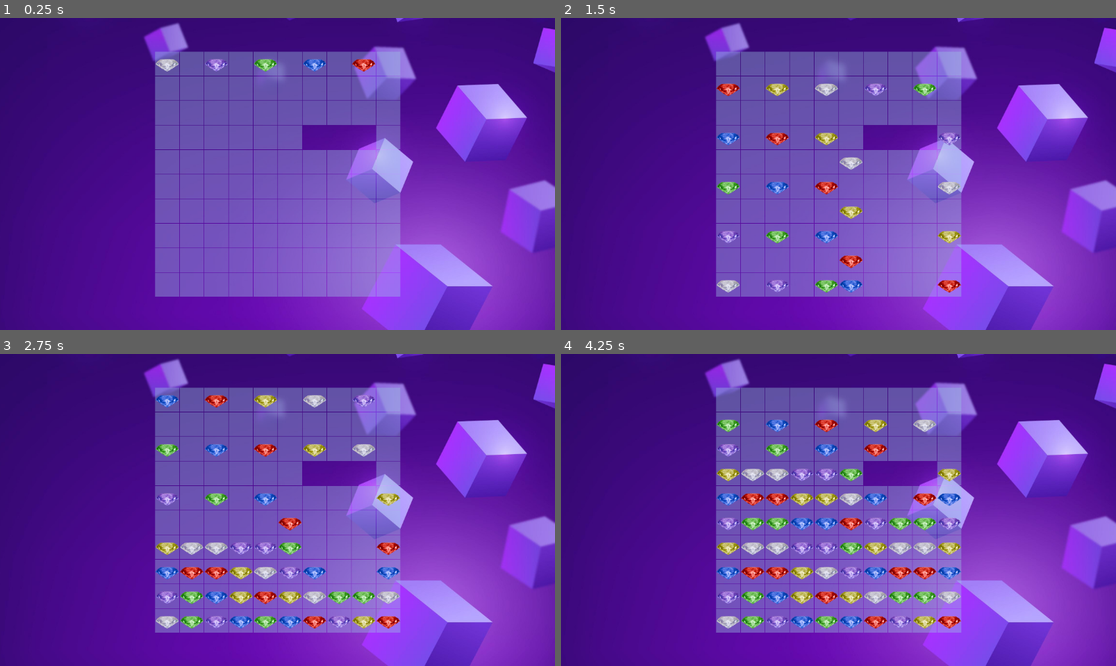
Above: before the commit, frames 1-4 (two rows, left to right).
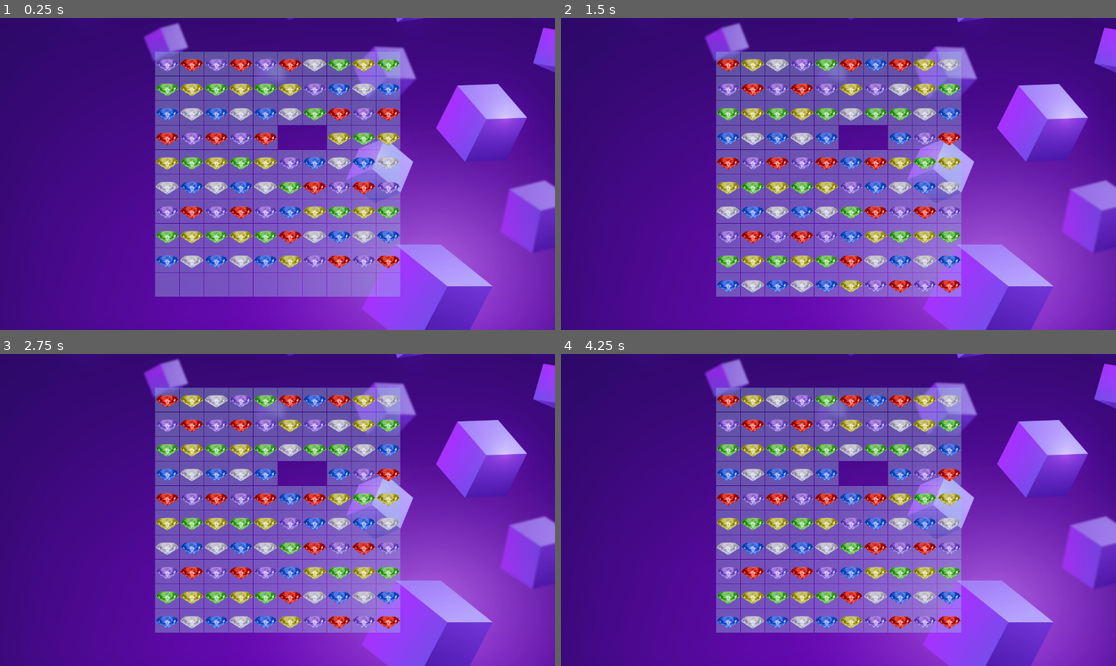
Above: after the commit, the same moments.

Repository: Medex81/LadyJu
Game: Godot game, scene res://game/scenes/game_field/game_field.tscn
Two runs of this game, one before a commit and one after it. Both use one fixed random seed, a clock stepped at 60 frames per second and the inputs below.
Inputs (mouse positions are in pixels of both pictures, inside the frame that each line leads up to):
- Up to frame 1 (0.25 s): no input
- Up to frame 2 (1.5 s): move the mouse to (960, 158) at 0.52 s; click (960, 158) at 0.67 s; drag from (727, 189) to (810, 236) at 1.27 s
- Up to frame 3 (2.75 s): move the mouse to (333, 441) at 2.02 s; click (333, 441) at 2.17 s
- Up to frame 4 (4.25 s): drag from (810, 572) to (672, 463) at 2.77 s; move the mouse to (1005, 556) at 3.52 s; click (1005, 556) at 3.67 s

The runs differ from the first frame. In frame 1, 10% of the frame differs, in the area x 28-73%, y 13-81%; in frame 2, 11%, in the area x 28-73%, y 13-88%; in frame 3, 11%; in frame 4, 11%.

Commit message:
Add the match mechanic.

Diff:
--- a/game/logic/match3_core.gd
+++ b/game/logic/match3_core.gd
@@ -39,7 +39,7 @@
 	var cell = _cells[flat_index % _cols][flat_index / _cols] as CellModel
 	cell.items.append(ItemModel.new(is_blocked, type))
 
-func move_if_can(col:int, row:int, shift:int, result:UpdateResult)->bool:
+func _move_if_can(col:int, row:int, shift:int, result:UpdateResult)->bool:
 	if col + shift >= 0 \
 	and col + shift < _cols \
 	and _cells[col + shift][row + 1].can_receive():
@@ -50,7 +50,7 @@
 		return true
 	return false
 
-func spawn(col:int, row:int, result:UpdateResult):
+func _spawn(col:int, row:int, result:UpdateResult):
 	var new_item = _spawn_index
 	_spawn_index += 1
 	if _spawn_index == EItemTypes.size():
@@ -59,20 +59,94 @@
 	var in_flat_index = col + row * _cols
 	_result.spawns.append([in_flat_index, new_item])
 
+func swap(index_first:int, index_second:int)->bool:
+	var col_first = index_first % _cols
+	var row_first = index_first / _cols
+
+	var col_second = index_second % _cols
+	var row_second = index_second / _cols
+
+	if absi(col_first - col_second) + absi(row_first - row_second) == 1 \
+	and _cells[col_first][row_first].can_move() and _cells[col_second][row_second].can_move():
+		_cells[col_first][row_first].swap(_cells[col_second][row_second])
+		if _is_match(col_first, row_first) or _is_match(col_second, row_second):
+			return true
+		else:
+			_cells[col_first][row_first].swap(_cells[col_second][row_second])
+	return false
+
+func _is_match(col:int, row:int)->bool:
+	var accum = 1
+	var is_match_with_current = false
+	for i in range(_cols):
+		if i < _cols - 1 and _cells[i][row].get_item_type() > -1 and _cells[i][row].get_item_type() == _cells[i + 1][row].get_item_type():
+			accum += 1
+			if i == col or i + 1 == col:
+				is_match_with_current = true
+		else:
+			if accum > 2 and is_match_with_current:
+				return true
+			accum = 1
+
+	for i in range(_rows):
+		if i < _rows - 1 and _cells[col][i].get_item_type() > -1 and _cells[col][i].get_item_type() == _cells[col][i + 1].get_item_type():
+			accum += 1
+			if i == row or i + 1 == row:
+				is_match_with_current = true
+		else:
+			if accum > 2 and is_match_with_current:
+				return true
+			accum = 1
+
+	return false
+
+func _match():
+	var accum = 1
+	var removes:Array
+	var remove:Array
+
+	for col in range(_cols):
+		for row in range(_rows):
+			if row < _rows - 1 and _cells[col][row].get_item_type() > -1 and _cells[col][row].get_item_type() == _cells[col][row + 1].get_item_type():
+				accum += 1
+				remove.append([col, row])
+			else:
+				if accum > 2:
+					remove.append([col, row])
+					removes.append_array(remove)
+				accum = 1
+				remove.clear()
+	for row in range(_rows):
+		for col in range(_cols):
+			if col < _cols - 1 and _cells[col][row].get_item_type() > -1 and _cells[col][row].get_item_type() == _cells[col + 1][row].get_item_type():
+				accum += 1
+				remove.append([col, row])
+			else:
+				if accum > 2:
+					remove.append([col, row])
+					removes.append_array(remove)
+				accum = 1
+				remove.clear()
+
+	if not removes.is_empty():
+		for cell in removes:
+			_cells[cell[0]][cell[1]].remove_item()
+
 func update()->UpdateResult:
 	_result.clear()
+	_match()
 	for col in range(_cols - 1, -1, -1):
+		# -2  start from last - 1 row and check moving down
 		for row in range(_rows - 2, -1, -1):
 			# move
 			if _cells[col][row].can_move():
-				if not move_if_can(col, row, 0, _result):
-					if not move_if_can(col, row, 1, _result):
-						move_if_can(col, row, -1,  _result)
+				if not _move_if_can(col, row, 0, _result):
+					if not _move_if_can(col, row, 1, _result):
+						_move_if_can(col, row, -1,  _result)
 				continue
 
 			# spawn
 			if _cells[col][row].can_spawn():
-				spawn(col, row, _result)
+				_spawn(col, row, _result)
 				continue
-
 	return _result
--- a/game/scenes/game_field/cell.gd
+++ b/game/scenes/game_field/cell.gd
@@ -3,17 +3,19 @@
 
 class_name Cell
 
-@export var spawn = false:
+@export var is_spawn:bool = false:
 	set(value):
-		spawn = value
+		is_spawn = value
 
-@export var hole = false:
+@export var is_hole:bool = false:
 	set(value):
 		$back_tex.visible = !value
-		spawn = !value
-		hole = value
+		is_spawn = !value
+		is_hole = value
 
 @onready var items:Array[Item] = get_item_node_list()
+
+signal send_tap(control_first:Control, control_second:Control)
 
 func get_item_node_list()->Array[Item]:
 	var _items:Array[Item]
@@ -21,3 +23,33 @@
 		if child is Item:
 			_items.append(child)
 	return _items
+
+func _on_gui_input(event):
+	if event is InputEventMouseButton:
+		send_tap.emit(self, event.pressed)
+
+func _get_drag_data(at_position):
+	return self
+
+func _can_drop_data(at_position, data)->bool:
+	return true if data is Cell else false
+
+func _drop_data(at_position, data):
+	send_tap.emit(data, self)
+
+func swap(cell_from:Cell):
+	var item_from = cell_from.items.pop_back()
+	var item_to = items.pop_back()
+	if item_from:
+		cell_from.remove_child(item_from)
+		add_child(item_from)
+		items.append(item_from)
+	if item_to:
+		remove_child(item_to)
+		cell_from.add_child(item_to)
+		cell_from.items.append(item_to)
+
+func spawn(item:Item):
+	if item:
+		add_child(item)
+		items.append(item)
--- a/game/scenes/game_field/cell.tscn
+++ b/game/scenes/game_field/cell.tscn
@@ -1,20 +1,21 @@
 [gd_scene load_steps=3 format=3 uid="uid://ci8gbjoyi55v8"]
 
 [ext_resource type="Script" path="res://game/scenes/game_field/cell.gd" id="1_h7g8w"]
-[ext_resource type="Texture2D" uid="uid://csp87pdb17klh" path="res://game/assets/cell_beck.png" id="2_xf34e"]
+[ext_resource type="Texture2D" uid="uid://bc1nk71gyidya" path="res://game/assets/cell_beck.png" id="2_xf34e"]
 
 [node name="cell" type="Control"]
 clip_contents = true
 custom_minimum_size = Vector2(50, 50)
 layout_mode = 3
-anchors_preset = 15
-anchor_right = 1.0
-anchor_bottom = 1.0
-offset_right = -1102.0
-offset_bottom = -598.0
+anchor_right = 0.043
+anchor_bottom = 0.077
+offset_right = 0.463997
+offset_bottom = 0.103996
 grow_horizontal = 2
 grow_vertical = 2
 script = ExtResource("1_h7g8w")
+is_spawn = null
+is_hole = null
 
 [node name="back_tex" type="TextureRect" parent="."]
 self_modulate = Color(1, 1, 1, 0.392157)
@@ -26,3 +27,5 @@
 grow_vertical = 2
 texture = ExtResource("2_xf34e")
 expand_mode = 1
+
+[connection signal="gui_input" from="." to="." method="_on_gui_input"]
--- a/game/scenes/game_field/cell_model.gd
+++ b/game/scenes/game_field/cell_model.gd
@@ -19,6 +19,12 @@
 func add_item(item:ItemModel):
 	items.append(item)
 
+func get_item_type()->Match3Logic.EItemTypes:
+	return -1 if items.is_empty() else items.back().type
+
+func remove_item():
+	items.pop_back()
+
 func swap(from:CellModel):
 	if not is_hole or not from.is_hole:
 		var tmp_this = items.pop_back()
--- a/game/scenes/game_field/gred.gd
+++ b/game/scenes/game_field/gred.gd
@@ -3,7 +3,8 @@
 class_name GredMatch3
 
 var _cells:Array[Cell]
-var _logic: Match3Logic = null
+var _logic:Match3Logic = null
+#TODO завести бинд типов в свойства сетки
 var _items = {
 	Match3Logic.EItemTypes.RED: preload("res://game/scenes/game_field/items/item_red.tscn"),
 	Match3Logic.EItemTypes.BLUE: preload("res://game/scenes/game_field/items/item_blue.tscn"),
@@ -17,12 +18,13 @@
 	for cell in get_children():
 		if cell is Cell:
 			_cells.append(cell)
+			cell.send_tap.connect(_on_cell_tap)
 	_logic = Match3Logic.new(columns, _cells.size() / columns)
 
 	if _logic:
 		var flat_cell_index = 0
 		for cell in _cells:
-			_logic.set_cell_opt(flat_cell_index, cell.hole, cell.spawn)
+			_logic.set_cell_opt(flat_cell_index, cell.is_hole, cell.is_spawn)
 			for item in cell.items:
 				_logic.set_cell_item(flat_cell_index, item.is_blocked, item.item_type)
 			flat_cell_index += 1
@@ -41,18 +43,7 @@
 
 func move(moves:Array):
 	for swap in moves:
-		var node_from = _cells[swap[0]]
-		var node_to = _cells[swap[1]]
-		var item_from = node_from.items.pop_back()
-		var item_to = node_to.items.pop_back()
-		if item_from:
-			node_from.remove_child(item_from)
-			node_to.add_child(item_from)
-			node_to.items.append(item_from)
-		if item_to:
-			node_to.remove_child(item_to)
-			node_from.add_child(item_to)
-			node_from.items.append(item_to)
+		_cells[swap[0]].swap(_cells[swap[1]])
 
 func create_item(item_type:Match3Logic.EItemTypes)->Item:
 	var item:Item = null
@@ -63,7 +54,11 @@
 
 func spawn(spawns:Array):
 	for spawn in spawns:
-		var item = create_item(spawn[1])
-		if item:
-			_cells[spawn[0]].add_child(item)
-			_cells[spawn[0]].items.append(item)
+		_cells[spawn[0]].spawn(create_item(spawn[1]))
+
+func _on_cell_tap(cell_first:Cell, cell_second:Cell):
+	var first = _cells.find(cell_first)
+	var second = _cells.find(cell_second)
+	if _logic and _logic.swap(first, second):
+		move([[first, second]])
+		$Timer.start()
--- a/game/scenes/game_field/gred.tscn
+++ b/game/scenes/game_field/gred.tscn
@@ -26,310 +26,502 @@
 
 [node name="cell" parent="." instance=ExtResource("2_tw0j8")]
 layout_mode = 2
-spawn = true
+is_spawn = true
+is_hole = false
 
 [node name="cell2" parent="." instance=ExtResource("2_tw0j8")]
 layout_mode = 2
+is_spawn = true
+is_hole = false
 
 [node name="cell3" parent="." instance=ExtResource("2_tw0j8")]
 layout_mode = 2
-spawn = true
+is_spawn = true
+is_hole = false
 
 [node name="cell4" parent="." instance=ExtResource("2_tw0j8")]
 layout_mode = 2
+is_spawn = true
+is_hole = false
 
 [node name="cell5" parent="." instance=ExtResource("2_tw0j8")]
 layout_mode = 2
-spawn = true
+is_spawn = true
+is_hole = false
 
 [node name="cell6" parent="." instance=ExtResource("2_tw0j8")]
 layout_mode = 2
+is_spawn = true
+is_hole = false
 
 [node name="cell7" parent="." instance=ExtResource("2_tw0j8")]
 layout_mode = 2
-spawn = true
+is_spawn = true
+is_hole = false
 
 [node name="cell8" parent="." instance=ExtResource("2_tw0j8")]
 layout_mode = 2
+is_spawn = true
+is_hole = false
 
 [node name="cell9" parent="." instance=ExtResource("2_tw0j8")]
 layout_mode = 2
-spawn = true
+is_spawn = true
+is_hole = false
 
 [node name="cell10" parent="." instance=ExtResource("2_tw0j8")]
 layout_mode = 2
+is_spawn = true
+is_hole = false
 
 [node name="cell11" parent="." instance=ExtResource("2_tw0j8")]
 layout_mode = 2
+is_spawn = false
+is_hole = false
 
 [node name="cell12" parent="." instance=ExtResource("2_tw0j8")]
 layout_mode = 2
+is_spawn = false
+is_hole = false
 
 [node name="cell13" parent="." instance=ExtResource("2_tw0j8")]
 layout_mode = 2
+is_spawn = false
+is_hole = false
 
 [node name="cell14" parent="." instance=ExtResource("2_tw0j8")]
 layout_mode = 2
+is_spawn = false
+is_hole = false
 
 [node name="cell15" parent="." instance=ExtResource("2_tw0j8")]
 layout_mode = 2
+is_spawn = false
+is_hole = false
 
 [node name="cell16" parent="." instance=ExtResource("2_tw0j8")]
 layout_mode = 2
+is_spawn = false
+is_hole = false
 
 [node name="cell17" parent="." instance=ExtResource("2_tw0j8")]
 layout_mode = 2
+is_spawn = false
+is_hole = false
 
 [node name="cell18" parent="." instance=ExtResource("2_tw0j8")]
 layout_mode = 2
+is_spawn = false
+is_hole = false
 
 [node name="cell19" parent="." instance=ExtResource("2_tw0j8")]
 layout_mode = 2
+is_spawn = false
+is_hole = false
 
 [node name="cell20" parent="." instance=ExtResource("2_tw0j8")]
 layout_mode = 2
+is_spawn = false
+is_hole = false
 
 [node name="cell21" parent="." instance=ExtResource("2_tw0j8")]
 layout_mode = 2
+is_spawn = false
+is_hole = false
 
 [node name="cell22" parent="." instance=ExtResource("2_tw0j8")]
 layout_mode = 2
+is_spawn = false
+is_hole = false
 
 [node name="cell23" parent="." instance=ExtResource("2_tw0j8")]
 layout_mode = 2
+is_spawn = false
+is_hole = false
 
 [node name="cell24" parent="." instance=ExtResource("2_tw0j8")]
 layout_mode = 2
+is_spawn = false
+is_hole = false
 
 [node name="cell25" parent="." instance=ExtResource("2_tw0j8")]
 layout_mode = 2
+is_spawn = false
+is_hole = false
 
 [node name="cell26" parent="." instance=ExtResource("2_tw0j8")]
 layout_mode = 2
+is_spawn = false
+is_hole = false
 
 [node name="cell27" parent="." instance=ExtResource("2_tw0j8")]
 layout_mode = 2
+is_spawn = false
+is_hole = false
 
 [node name="cell28" parent="." instance=ExtResource("2_tw0j8")]
 layout_mode = 2
+is_spawn = false
+is_hole = false
 
 [node name="cell29" parent="." instance=ExtResource("2_tw0j8")]
 layout_mode = 2
+is_spawn = false
+is_hole = false
 
 [node name="cell30" parent="." instance=ExtResource("2_tw0j8")]
 layout_mode = 2
+is_spawn = false
+is_hole = false
 
 [node name="cell31" parent="." instance=ExtResource("2_tw0j8")]
 layout_mode = 2
+is_spawn = false
+is_hole = false
 
 [node name="cell32" parent="." instance=ExtResource("2_tw0j8")]
 layout_mode = 2
+is_spawn = false
+is_hole = false
 
 [node name="cell33" parent="." instance=ExtResource("2_tw0j8")]
 layout_mode = 2
+is_spawn = false
+is_hole = false
 
 [node name="cell34" parent="." instance=ExtResource("2_tw0j8")]
 layout_mode = 2
+is_spawn = false
+is_hole = false
 
 [node name="cell35" parent="." instance=ExtResource("2_tw0j8")]
 layout_mode = 2
+is_spawn = false
+is_hole = false
 
 [node name="cell36" parent="." instance=ExtResource("2_tw0j8")]
 layout_mode = 2
+is_spawn = false
+is_hole = true
 
 [node name="cell37" parent="." instance=ExtResource("2_tw0j8")]
 layout_mode = 2
-hole = true
+is_spawn = false
+is_hole = true
 
 [node name="cell38" parent="." instance=ExtResource("2_tw0j8")]
 layout_mode = 2
-hole = true
+is_spawn = false
+is_hole = false
 
 [node name="cell39" parent="." instance=ExtResource("2_tw0j8")]
 layout_mode = 2
-hole = true
+is_spawn = false
+is_hole = false
 
 [node name="cell40" parent="." instance=ExtResource("2_tw0j8")]
 layout_mode = 2
+is_spawn = false
+is_hole = false
 
 [node name="cell41" parent="." instance=ExtResource("2_tw0j8")]
 layout_mode = 2
+is_spawn = false
+is_hole = false
 
 [node name="cell42" parent="." instance=ExtResource("2_tw0j8")]
 layout_mode = 2
+is_spawn = false
+is_hole = false
 
 [node name="cell43" parent="." instance=ExtResource("2_tw0j8")]
 layout_mode = 2
+is_spawn = false
+is_hole = false
 
 [node name="cell44" parent="." instance=ExtResource("2_tw0j8")]
 layout_mode = 2
+is_spawn = false
+is_hole = false
 
 [node name="cell45" parent="." instance=ExtResource("2_tw0j8")]
 layout_mode = 2
+is_spawn = false
+is_hole = false
 
 [node name="cell46" parent="." instance=ExtResource("2_tw0j8")]
 layout_mode = 2
+is_spawn = false
+is_hole = false
 
 [node name="cell47" parent="." instance=ExtResource("2_tw0j8")]
 layout_mode = 2
+is_spawn = false
+is_hole = false
 
 [node name="cell48" parent="." instance=ExtResource("2_tw0j8")]
 layout_mode = 2
+is_spawn = false
+is_hole = false
 
 [node name="cell49" parent="." instance=ExtResource("2_tw0j8")]
 layout_mode = 2
+is_spawn = false
+is_hole = false
 
 [node name="cell50" parent="." instance=ExtResource("2_tw0j8")]
 layout_mode = 2
+is_spawn = false
+is_hole = false
 
 [node name="cell51" parent="." instance=ExtResource("2_tw0j8")]
 layout_mode = 2
+is_spawn = false
+is_hole = false
 
 [node name="cell52" parent="." instance=ExtResource("2_tw0j8")]
 layout_mode = 2
+is_spawn = false
+is_hole = false
 
 [node name="cell53" parent="." instance=ExtResource("2_tw0j8")]
 layout_mode = 2
+is_spawn = false
+is_hole = false
 
 [node name="cell54" parent="." instance=ExtResource("2_tw0j8")]
 layout_mode = 2
+is_spawn = false
+is_hole = false
 
 [node name="cell55" parent="." instance=ExtResource("2_tw0j8")]
 layout_mode = 2
+is_spawn = false
+is_hole = false
 
 [node name="cell56" parent="." instance=ExtResource("2_tw0j8")]
 layout_mode = 2
+is_spawn = false
+is_hole = false
 
 [node name="cell57" parent="." instance=ExtResource("2_tw0j8")]
 layout_mode = 2
+is_spawn = false
+is_hole = false
 
 [node name="cell58" parent="." instance=ExtResource("2_tw0j8")]
 layout_mode = 2
+is_spawn = false
+is_hole = false
 
 [node name="cell59" parent="." instance=ExtResource("2_tw0j8")]
 layout_mode = 2
+is_spawn = false
+is_hole = false
 
 [node name="cell60" parent="." instance=ExtResource("2_tw0j8")]
 layout_mode = 2
+is_spawn = false
+is_hole = false
 
 [node name="cell61" parent="." instance=ExtResource("2_tw0j8")]
 layout_mode = 2
+is_spawn = false
+is_hole = false
 
 [node name="cell62" parent="." instance=ExtResource("2_tw0j8")]
 layout_mode = 2
+is_spawn = false
+is_hole = false
 
 [node name="cell63" parent="." instance=ExtResource("2_tw0j8")]
 layout_mode = 2
+is_spawn = false
+is_hole = false
 
 [node name="cell64" parent="." instance=ExtResource("2_tw0j8")]
 layout_mode = 2
+is_spawn = false
+is_hole = false
 
 [node name="cell65" parent="." instance=ExtResource("2_tw0j8")]
 layout_mode = 2
+is_spawn = false
+is_hole = false
 
 [node name="cell66" parent="." instance=ExtResource("2_tw0j8")]
 layout_mode = 2
+is_spawn = false
+is_hole = false
 
 [node name="cell67" parent="." instance=ExtResource("2_tw0j8")]
 layout_mode = 2
+is_spawn = false
+is_hole = false
 
 [node name="cell68" parent="." instance=ExtResource("2_tw0j8")]
 layout_mode = 2
+is_spawn = false
+is_hole = false
 
 [node name="cell69" parent="." instance=ExtResource("2_tw0j8")]
 layout_mode = 2
+is_spawn = false
+is_hole = false
 
 [node name="cell70" parent="." instance=ExtResource("2_tw0j8")]
 layout_mode = 2
+is_spawn = false
+is_hole = false
 
 [node name="cell71" parent="." instance=ExtResource("2_tw0j8")]
 layout_mode = 2
+is_spawn = false
+is_hole = false
 
 [node name="cell72" parent="." instance=ExtResource("2_tw0j8")]
 layout_mode = 2
+is_spawn = false
+is_hole = false
 
 [node name="cell73" parent="." instance=ExtResource("2_tw0j8")]
 layout_mode = 2
+is_spawn = false
+is_hole = false
 
 [node name="cell74" parent="." instance=ExtResource("2_tw0j8")]
 layout_mode = 2
+is_spawn = false
+is_hole = false
 
 [node name="cell75" parent="." instance=ExtResource("2_tw0j8")]
 layout_mode = 2
+is_spawn = false
+is_hole = false
 
 [node name="cell76" parent="." instance=ExtResource("2_tw0j8")]
 layout_mode = 2
+is_spawn = false
+is_hole = false
 
 [node name="cell77" parent="." instance=ExtResource("2_tw0j8")]
 layout_mode = 2
+is_spawn = false
+is_hole = false
 
 [node name="cell78" parent="." instance=ExtResource("2_tw0j8")]
 layout_mode = 2
+is_spawn = false
+is_hole = false
 
 [node name="cell79" parent="." instance=ExtResource("2_tw0j8")]
 layout_mode = 2
+is_spawn = false
+is_hole = false
 
 [node name="cell80" parent="." instance=ExtResource("2_tw0j8")]
 layout_mode = 2
+is_spawn = false
+is_hole = false
 
 [node name="cell81" parent="." instance=ExtResource("2_tw0j8")]
 layout_mode = 2
+is_spawn = false
+is_hole = false
 
 [node name="cell82" parent="." instance=ExtResource("2_tw0j8")]
 layout_mode = 2
+is_spawn = false
+is_hole = false
 
 [node name="cell83" parent="." instance=ExtResource("2_tw0j8")]
 layout_mode = 2
+is_spawn = false
+is_hole = false
 
 [node name="cell84" parent="." instance=ExtResource("2_tw0j8")]
 layout_mode = 2
+is_spawn = false
+is_hole = false
 
 [node name="cell85" parent="." instance=ExtResource("2_tw0j8")]
 layout_mode = 2
+is_spawn = false
+is_hole = false
 
 [node name="cell86" parent="." instance=ExtResource("2_tw0j8")]
 layout_mode = 2
+is_spawn = false
+is_hole = false
 
 [node name="cell87" parent="." instance=ExtResource("2_tw0j8")]
 layout_mode = 2
+is_spawn = false
+is_hole = false
 
 [node name="cell88" parent="." instance=ExtResource("2_tw0j8")]
 layout_mode = 2
+is_spawn = false
+is_hole = false
 
 [node name="cell89" parent="." instance=ExtResource("2_tw0j8")]
 layout_mode = 2
+is_spawn = false
+is_hole = false
 
 [node name="cell90" parent="." instance=ExtResource("2_tw0j8")]
 layout_mode = 2
+is_spawn = false
+is_hole = false
 
 [node name="cell91" parent="." instance=ExtResource("2_tw0j8")]
 layout_mode = 2
+is_spawn = false
+is_hole = false
 
 [node name="cell92" parent="." instance=ExtResource("2_tw0j8")]
 layout_mode = 2
+is_spawn = false
+is_hole = false
 
 [node name="cell93" parent="." instance=ExtResource("2_tw0j8")]
 layout_mode = 2
+is_spawn = false
+is_hole = false
 
 [node name="cell94" parent="." instance=ExtResource("2_tw0j8")]
 layout_mode = 2
+is_spawn = false
+is_hole = false
 
 [node name="cell95" parent="." instance=ExtResource("2_tw0j8")]
 layout_mode = 2
+is_spawn = false
+is_hole = false
 
 [node name="cell96" parent="." instance=ExtResource("2_tw0j8")]
 layout_mode = 2
+is_spawn = false
+is_hole = false
 
 [node name="cell97" parent="." instance=ExtResource("2_tw0j8")]
 layout_mode = 2
+is_spawn = false
+is_hole = false
 
 [node name="cell98" parent="." instance=ExtResource("2_tw0j8")]
 layout_mode = 2
+is_spawn = false
+is_hole = false
 
 [node name="cell99" parent="." instance=ExtResource("2_tw0j8")]
 layout_mode = 2
+is_spawn = false
+is_hole = false
 
 [node name="cell100" parent="." instance=ExtResource("2_tw0j8")]
 layout_mode = 2
+is_spawn = false
+is_hole = false
 
 [connection signal="timeout" from="Timer" to="." method="_on_timer_timeout"]
--- a/game/scenes/game_field/item.tscn
+++ b/game/scenes/game_field/item.tscn
@@ -10,6 +10,7 @@
 anchor_bottom = 1.0
 grow_horizontal = 2
 grow_vertical = 2
+mouse_filter = 1
 script = ExtResource("1_r0pi1")
 
 [node name="margin" type="MarginContainer" parent="."]
--- a/project.godot
+++ b/project.godot
@@ -10,7 +10,7 @@
 
 [application]
 
-config/name="Match3"
+config/name="LadyJu"
 run/main_scene="res://game/scenes/game_field/game_field.tscn"
 config/features=PackedStringArray("4.2", "GL Compatibility")
 
Not shown: 1 places in game/scenes/game_field/game_field.tscn that only renumber resources
